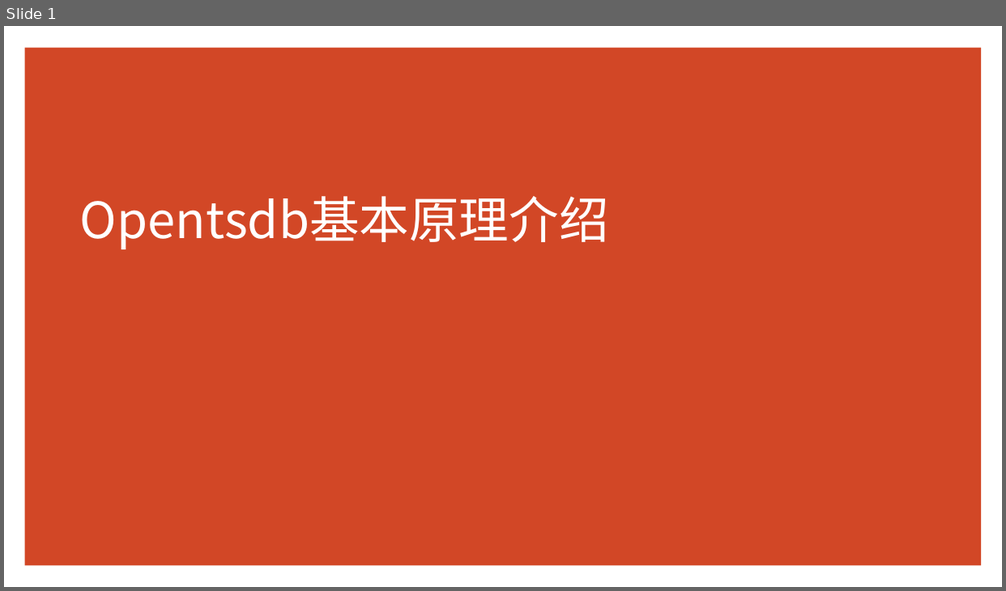
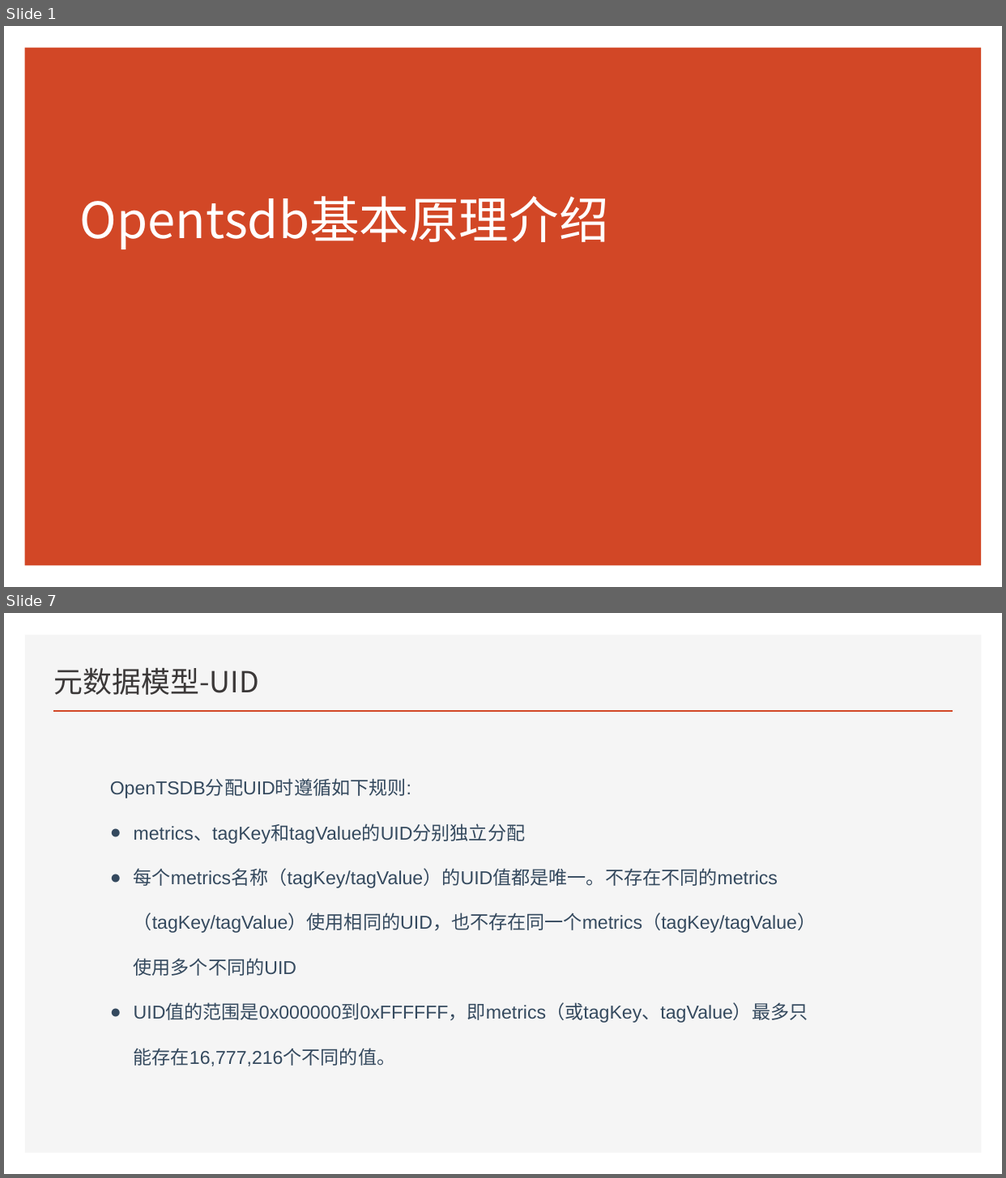
Before and after one commit to Zhangwusheng/Zhangwusheng.github.io, a slide deck: _posts/OpenTsdb基本原理.pptx. Shown one above the other, each under a label of ours: slide 1 before the commit, slides 1 and 7 after it; the slides between them are not shown. The pictures are 1006x591 and 1006x1178 pixels, drawn with LibreOffice and Linux fonts; fonts in the diff are those of the drawing. Boxes give left, top, right and bottom in pixels: in the first picture for what was removed or moved away, otherwise in the second. Text is boxed around its words. In the diff, an @@ line names an element or a change of style, - is before the commit and + after.

```diff
--- a/_posts/OpenTsdb基本原理.pptx
+++ b/_posts/OpenTsdb基本原理.pptx
@@ slide 7 added at bbox=[4, 613, 1002, 1174], background #FFFFFF @@
@@ rectangle added at bbox=[25, 635, 982, 1153], fill #F5F5F5 @@
@@ title added at bbox=[54, 667, 259, 695], 28 pt, text #3B3838 @@
+元数据模型-UID
@@ line added from (53, 711) to (953, 711), #D24726 2 pt @@
@@ text added at bbox=[110, 780, 816, 1067], 18 pt, text #34495E @@
+OpenTSDB分配UID时遵循如下规则:
+● metrics、tagKey和tagValue的UID分别独立分配
+● 每个metrics名称（tagKey/tagValue）的UID值都是唯一。不存在不同的metrics（tagKey/tagValue）使用相同的UID，也不存在同一个metrics（tagKey/tagValue）使用多个不同的UID
+● UID值的范围是0x000000到0xFFFFFF，即metrics（或tagKey、tagValue）最多只能存在16,777,216个不同的值。
```
Also in this commit, not shown: 6 slides changed, 19 other slides added, 1 slide removed, 4 other files.
